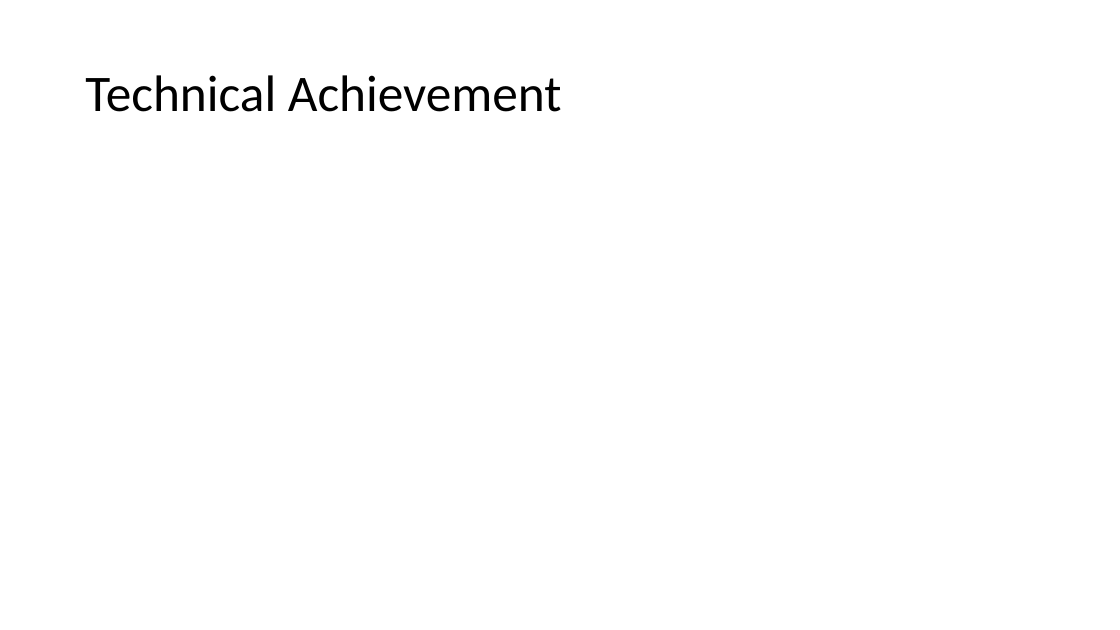
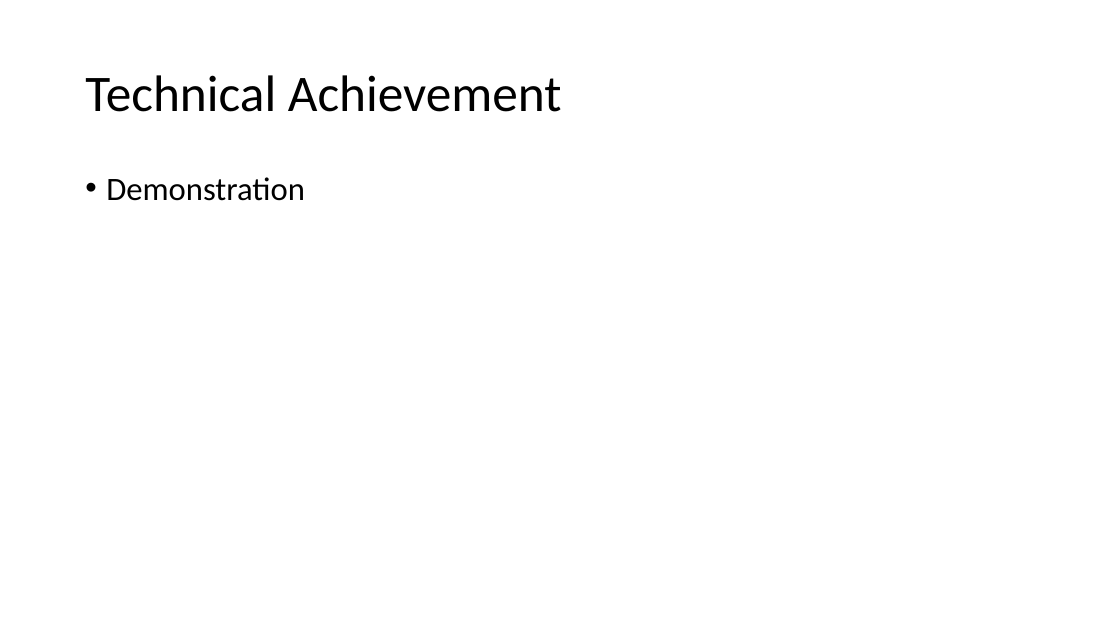
Before and after one commit to AjayaRai/bro-online, a slide deck: slide 7 of Challenge Week/Challenge Week Presentation.pptx. Drawn at 1120x630 pixels with LibreOffice and Linux fonts; fonts in the diff are those of the drawing. Boxes give left, top, right and bottom in pixels: in the first picture for what was removed or moved away, otherwise in the second. Text is boxed around its words. In the diff, an @@ line names an element or a change of style, - is before the commit and + after.

```diff
--- a/Challenge Week/Challenge Week Presentation.pptx
+++ b/Challenge Week/Challenge Week Presentation.pptx
@@ text added at (x1=106, y1=177, x2=305, y2=201), 28 pt, text #000000 @@
+• Demonstration
```
Also in this commit, not shown: 1 other slide changed, 2 slides added, 6 other files.
